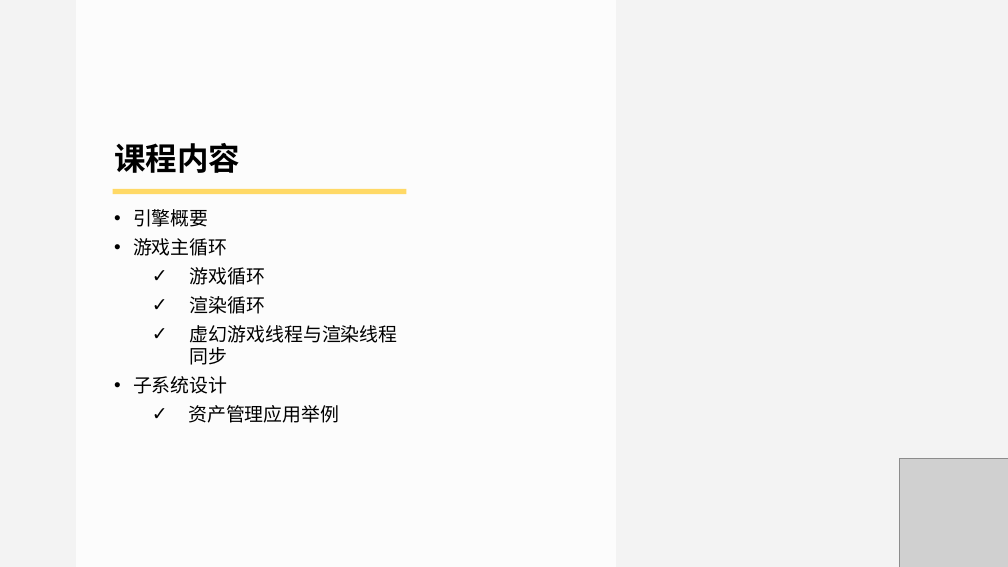
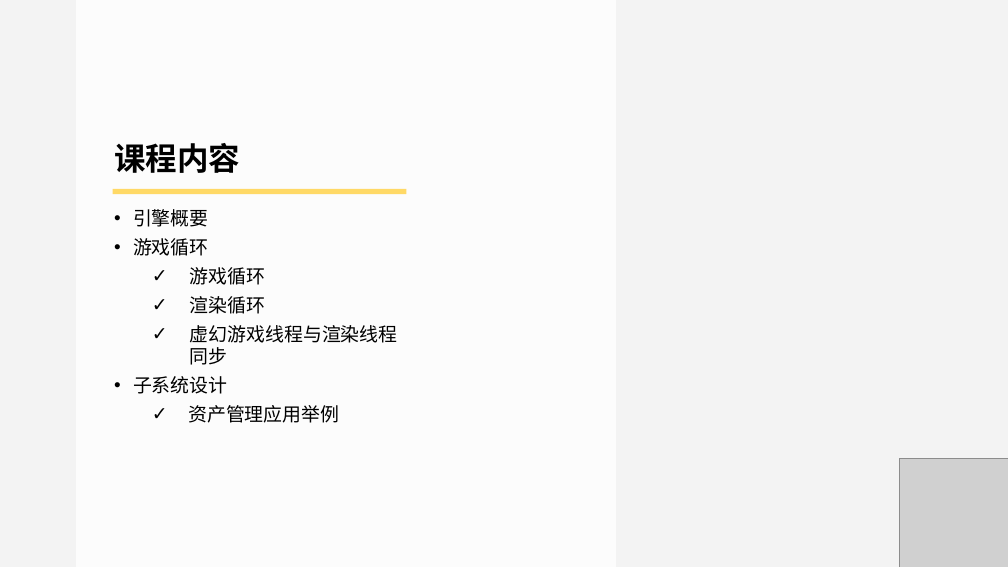
Before and after one commit to doomlover/KSGameEngineTutorials, a slide deck: slide 2 of PPTs/04.引擎基础概念与底层实用系统.pptx. Drawn at 1008x567 pixels with LibreOffice and Linux fonts; fonts in the diff are those of the drawing; grey boxes stand for pictures. Boxes give left, top, right and bottom in pixels: in the first picture for what was removed or moved away, otherwise in the second. Text is boxed around its words. In the diff, an @@ line names an element or a change of style, - is before the commit and + after.

Commit message:
update ppt

```diff
--- a/PPTs/04.引擎基础概念与底层实用系统.pptx
+++ b/PPTs/04.引擎基础概念与底层实用系统.pptx
@@ text at (133, 238, 209, 256): text changed @@
-• 游戏主循环
+• 游戏循环
```
Also in this commit, not shown: 2 other slides changed.
